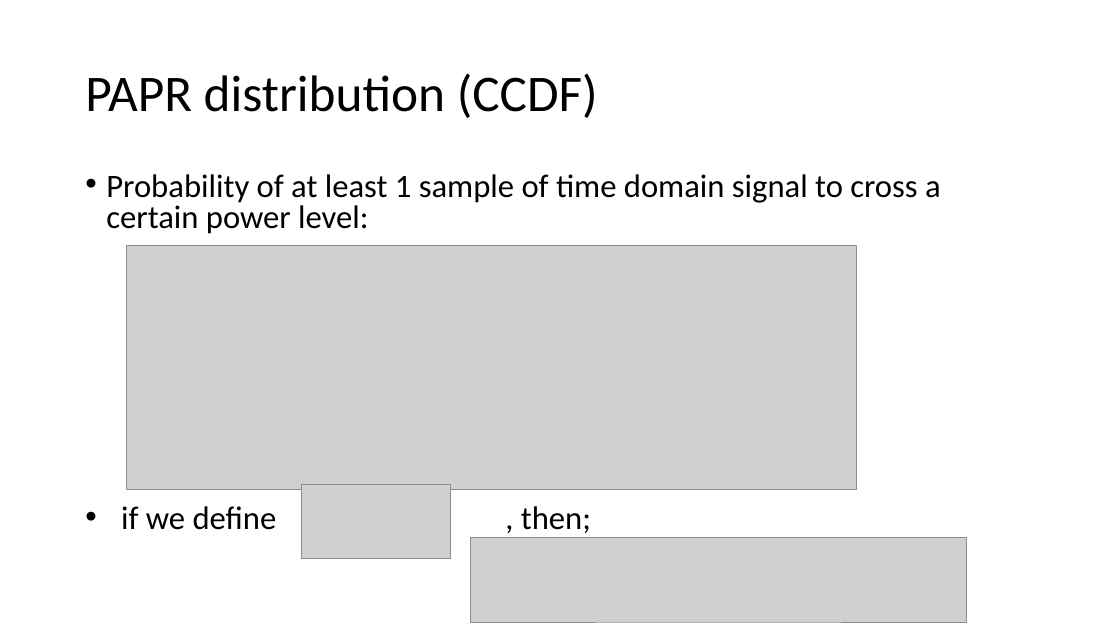
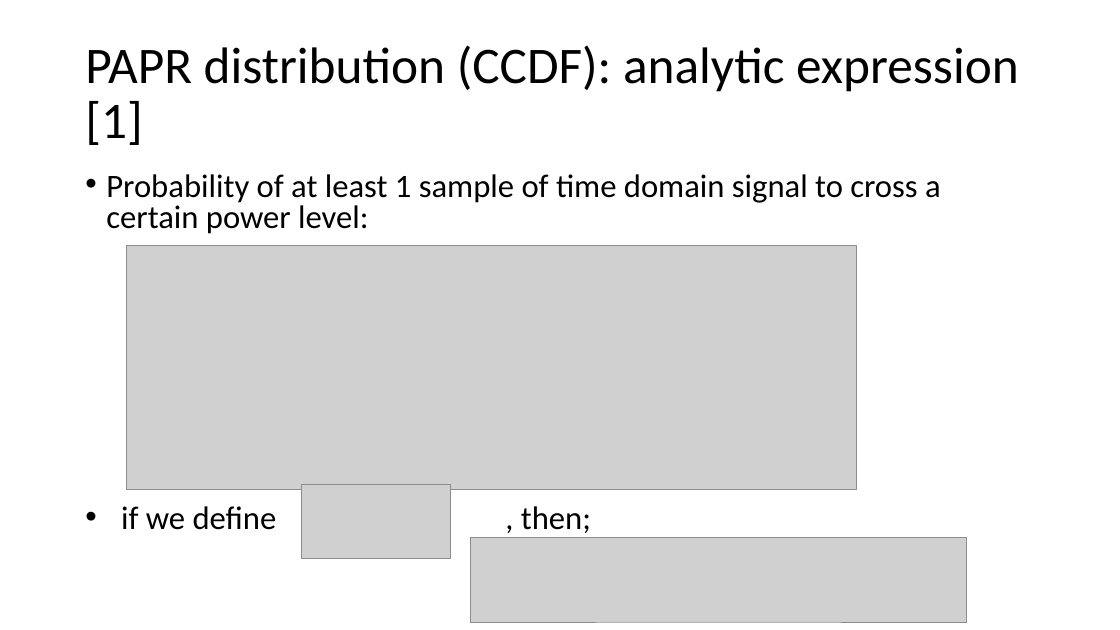
Before and after one commit to liorkissos/VLF-Simulations, a slide deck: slide 10 of PAPR Reduction- PTS.pptx. Drawn at 1120x630 pixels with LibreOffice and Linux fonts; fonts in the diff are those of the drawing; grey boxes stand for pictures. Boxes give left, top, right and bottom in pixels: in the first picture for what was removed or moved away, otherwise in the second. Text is boxed around its words. In the diff, an @@ line names an element or a change of style, - is before the commit and + after.

```diff
--- a/PAPR Reduction- PTS.pptx
+++ b/PAPR Reduction- PTS.pptx
@@ title at box(85, 45, 1019, 145): text changed @@
-PAPR distribution (CCDF)
+PAPR distribution (CCDF): analytic expression [1]
```
Also in this commit, not shown: 13 other slides changed, 3 slides added, 5 slides removed, 3 other files.
